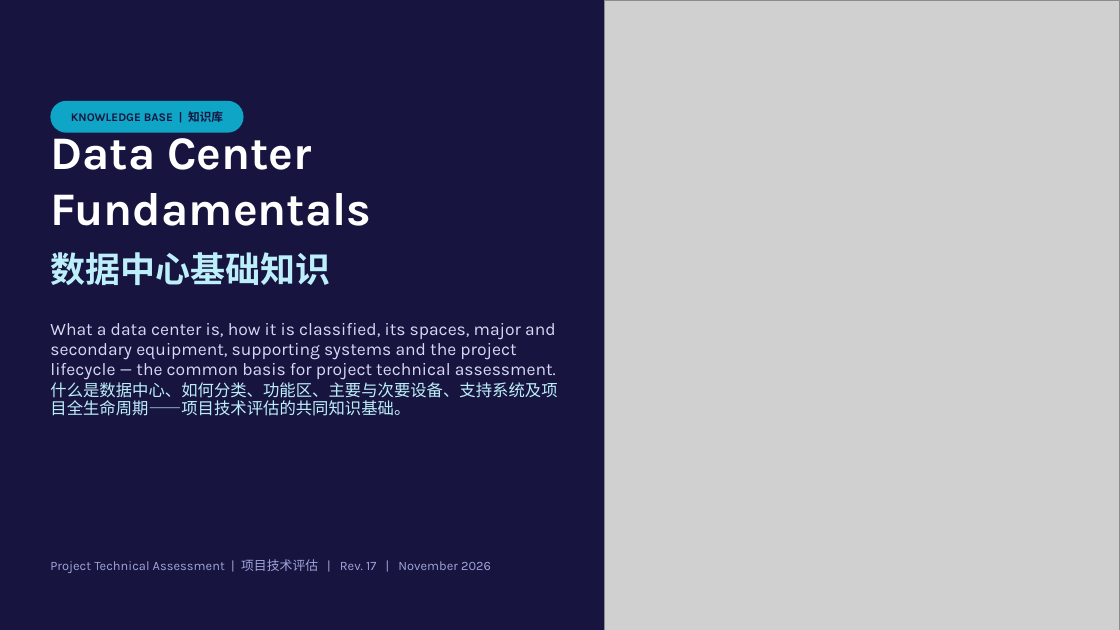
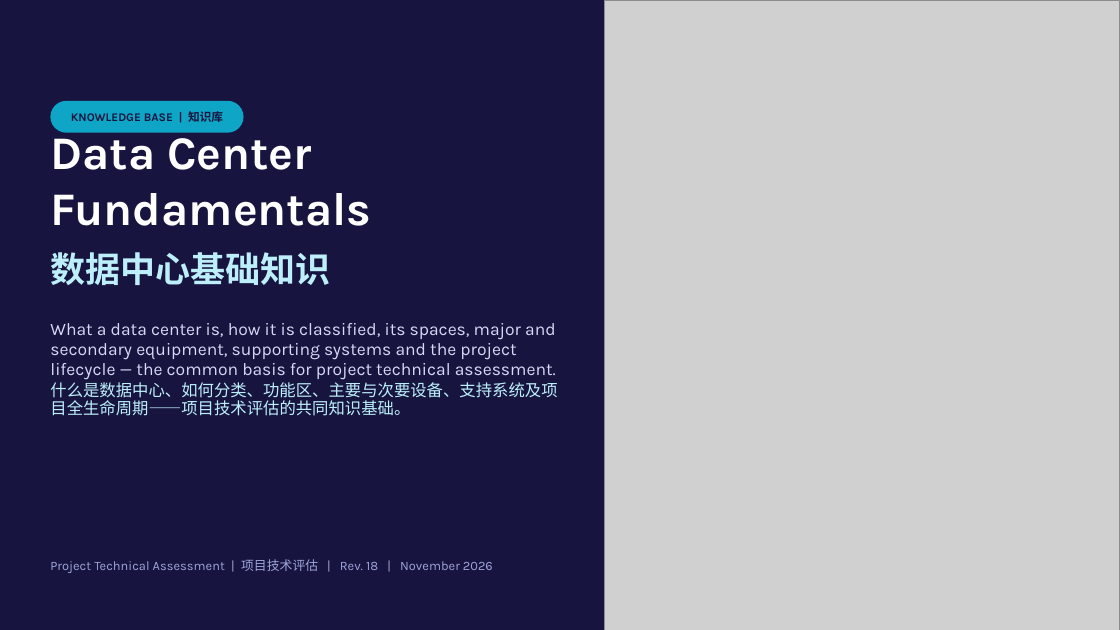
Before and after one commit to Alexandervsq/Data-Center-Project-Assessment, a slide deck: slide 1 of downloads/Data Center Knowledge Base (EN-ZH).pptx. Drawn at 1120x630 pixels with LibreOffice and Linux fonts; fonts in the diff are those of the drawing; grey boxes stand for pictures. Boxes give left, top, right and bottom in pixels: in the first picture for what was removed or moved away, otherwise in the second. Text is boxed around its words. In the diff, an @@ line names an element or a change of style, - is before the commit and + after.

```diff
--- a/downloads/Data Center Knowledge Base (EN-ZH).pptx
+++ b/downloads/Data Center Knowledge Base (EN-ZH).pptx
@@ text at [50,559,493,573]: text changed @@
-Project Technical Assessment | 项目技术评估 | Rev. 17 | November 2026
+Project Technical Assessment | 项目技术评估 | Rev. 18 | November 2026
```
Also in this commit, not shown: 2 other slides changed, 2 slides added, 13 other files.
